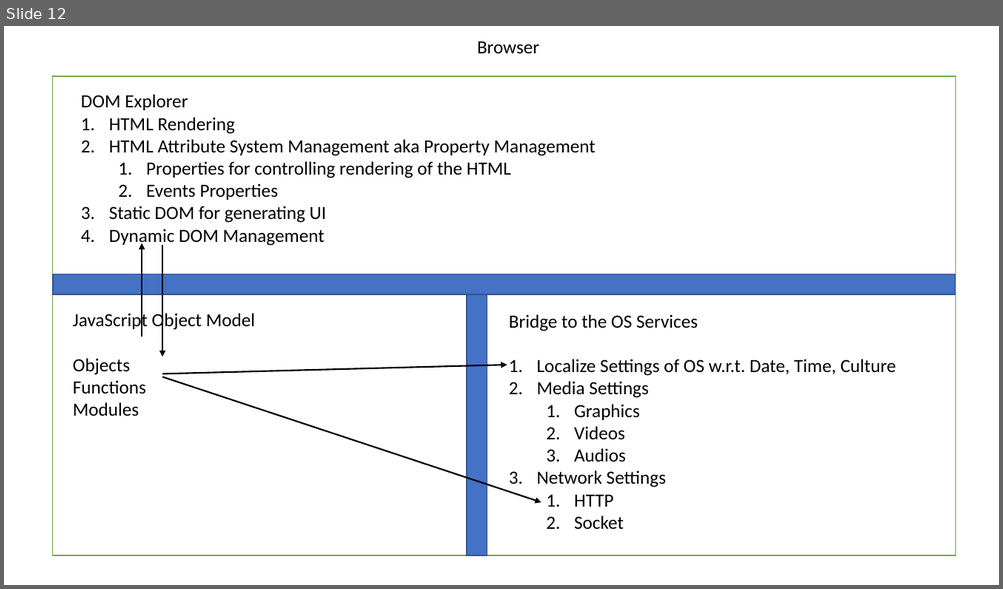
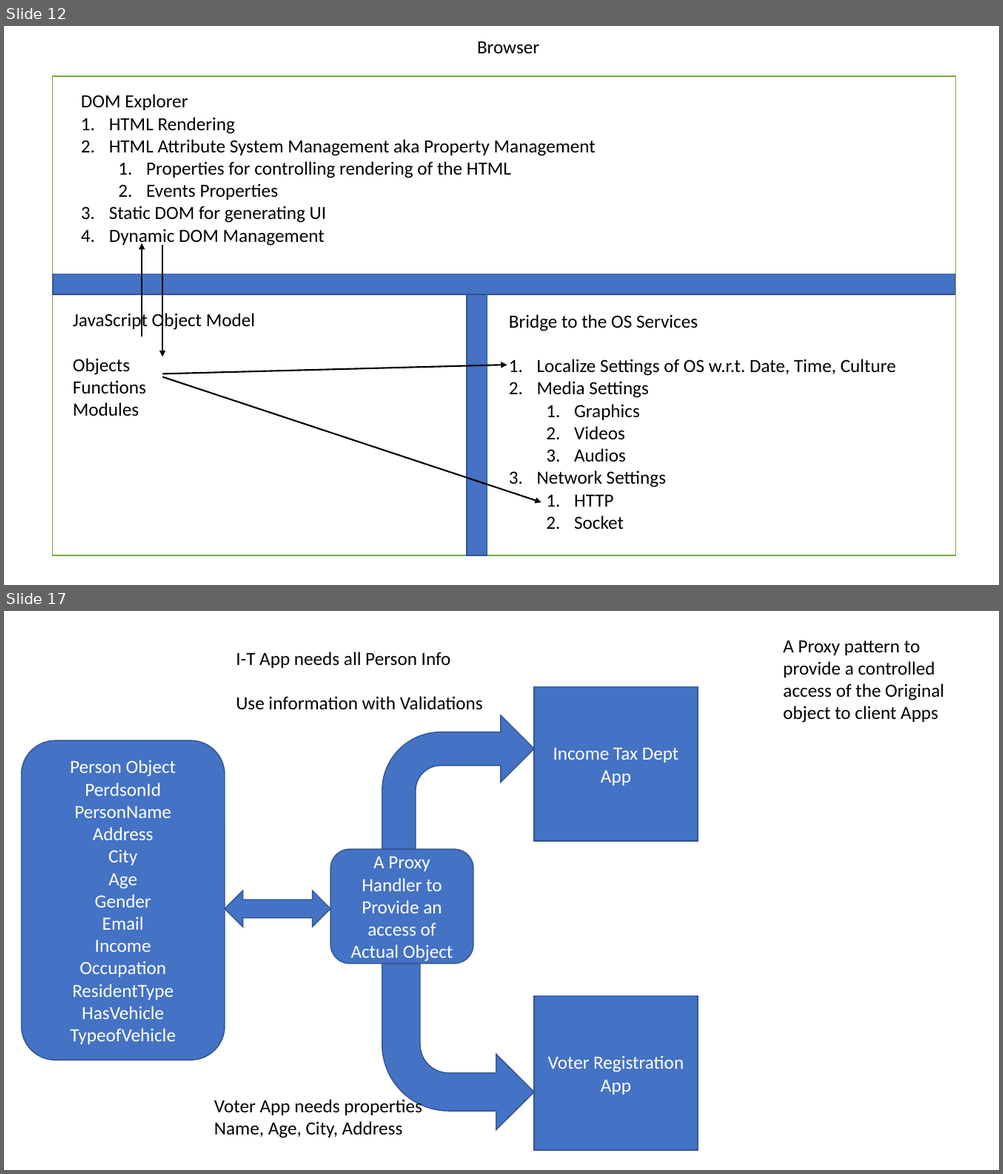
Before and after one commit to maheshsabnis/blazemarch2021, a slide deck: SpotPPTs.pptx. Shown one above the other, each under a label of ours: slide 12 before the commit, slides 12 and 17 after it; the slides between them are not shown. The pictures are 1003x589 and 1003x1174 pixels, drawn with LibreOffice and Linux fonts; fonts in the diff are those of the drawing. Boxes give left, top, right and bottom in pixels: in the first picture for what was removed or moved away, otherwise in the second. Text is boxed around its words. In the diff, an @@ line names an element or a change of style, - is before the commit and + after.

```diff
--- a/SpotPPTs.pptx
+++ b/SpotPPTs.pptx
@@ slide 17 added at box(4, 611, 999, 1170), background #FFFFFF @@
@@ text added at box(236, 652, 483, 710), 18 pt, text #000000 @@
+I-T App needs all Person Info
+Use information with Validations
@@ text added at box(782, 640, 944, 723), 18 pt, text #000000 @@
+A Proxy pattern to provide a controlled access of the Original object to client Apps
@@ rectangle added at box(534, 687, 697, 842), fill #4472C4, outline #325491 1 pt, 18 pt, text #FFFFFF @@
+Income Tax Dept App
@@ bent arrow added at box(382, 715, 535, 850), fill #4472C4, outline #325491 1 pt @@
@@ rounded rectangle added at box(21, 741, 224, 1061), fill #4472C4, outline #325491 1 pt, 18 pt, text #FFFFFF @@
+Person Object
+PerdsonId
+PersonName
+Address
+City
+Age
+Gender
+Email
+Income
+Occupation
+ResidentType
+HasVehicle
+TypeofVehicle
@@ rounded rectangle added at box(331, 850, 473, 964), fill #4472C4, outline #325491 1 pt, 18 pt, text #FFFFFF @@
+A Proxy Handler to Provide an access of Actual Object
@@ left right arrow added at box(225, 891, 331, 927), fill #4472C4, outline #325491 1 pt @@
@@ bent arrow added at box(382, 964, 535, 1130), fill #4472C4, outline #325491 1 pt @@
@@ rectangle added at box(534, 997, 697, 1151), fill #4472C4, outline #325491 1 pt, 18 pt, text #FFFFFF @@
+Voter Registration App
@@ text added at box(214, 1098, 422, 1139), 18 pt, text #000000 @@
+Voter App needs properties
+Name, Age, City, Address
```
Also in this commit, not shown: 7 other slides added, 30 other files.
